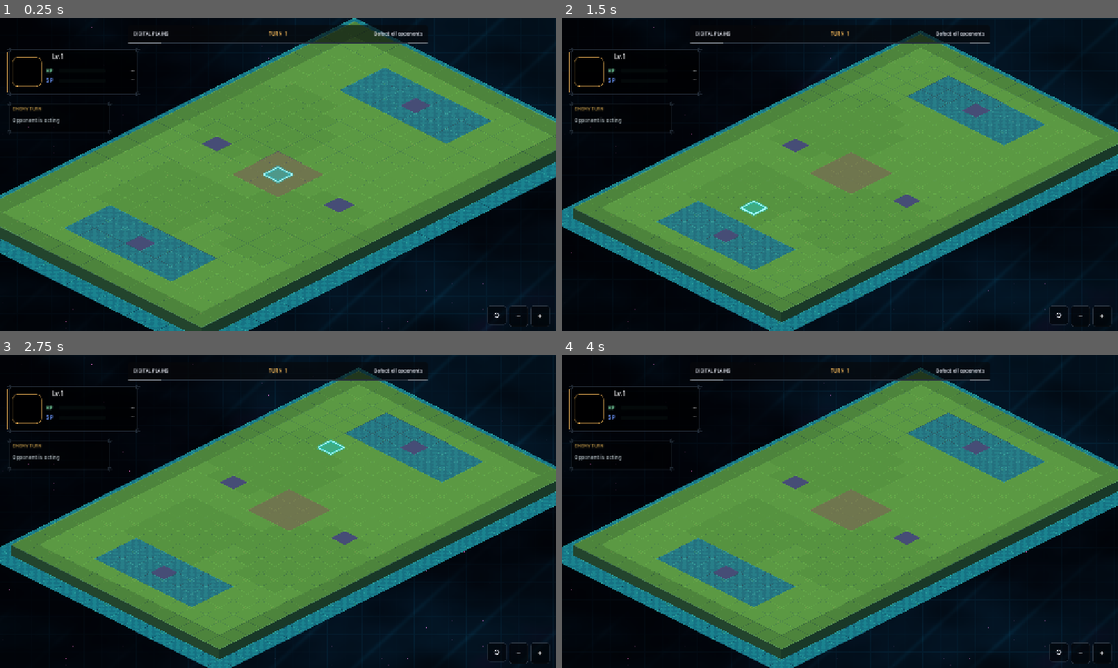
Above: before the commit, frames 1-4 (two rows, left to right).
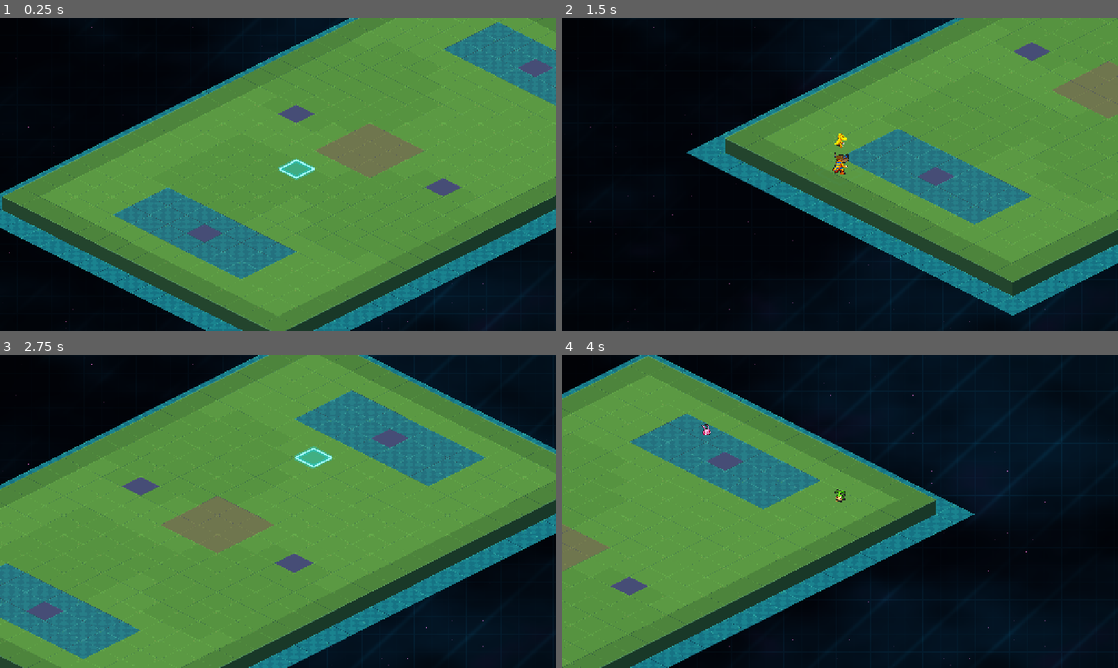
Above: after the commit, the same moments.

Repository: EwertonMendes/DigiGame
Game: Godot game, scene res://scenes/main.tscn
Same seed, same stepped clock (60 frames per second), same inputs: the game is played once before the commit and once after it. This scene is started directly instead of the project's main scene.
Inputs (mouse positions are in pixels of both pictures, inside the frame that each line leads up to):
- Up to frame 1 (0.25 s): no input
- Up to frame 2 (1.5 s): tap Enter (ui_accept) at 0.5, 0.77 s; move the mouse to (962, 158) at 0.52 s; hold Right (ui_right) 0.53-1.25 s; tap Mouse wheel down (wheel_down) at 0.6 s; click (962, 158) at 0.67 s; drag from (728, 190) to (812, 237) at 1.27 s
- Up to frame 3 (2.75 s): move the mouse to (333, 442) at 2.02 s; hold Right (ui_right) from 2.03 s (still down); tap Backspace at 2.1 s
- Up to frame 4 (4 s): release Right (ui_right) at 2.75 s; drag from (812, 574) to (673, 464) at 2.77 s; move the mouse to (1006, 558) at 3.52 s; hold Left (ui_left) from 3.53 s (still down); tap Keypad Enter at 3.6 s; tap Enter (ui_accept) at 3.77 s

The runs differ from the first frame. In frame 1, 41% of the frame differs, in the area x 0-100%, y 0-100%; in frame 2, 51%; in frame 3, 44%; in frame 4, 58%.
Error before the commit: Invalid assignment of property or key 'species_history' with value of type 'Array' on a base object of type 'RefCounted (DigimonInstance)'. (res://src/digimon/…
Error after the commit: Invalid assignment of property or key 'explosiveness_ratio' with value of type 'float' on a base object of type 'CPUParticles2D'. (res://src/battle/DigimonBatt…

Commit message:
fix(progression): initialize typed species history safely

Diff:
--- a/src/digimon/DigimonFactory.gd
+++ b/src/digimon/DigimonFactory.gd
@@ -71,7 +71,9 @@
 func _create_instance(species: Dictionary, level: int, initial_potential: int, source: String) -> DigimonInstance:
 	var instance: DigimonInstance = InstanceScript.new()
 	instance.species_seed = String(species.get("seed", ""))
-	instance.species_history = [instance.species_seed] if not instance.species_seed.is_empty() else []
+	instance.species_history.clear()
+	if not instance.species_seed.is_empty():
+		instance.species_history.append(instance.species_seed)
 	instance.level = clampi(level, 1, _balance.max_level())
 	instance.exp = 0
 	instance.potential = clampi(initial_potential, 0, DigimonInstance.MAX_POTENTIAL)
